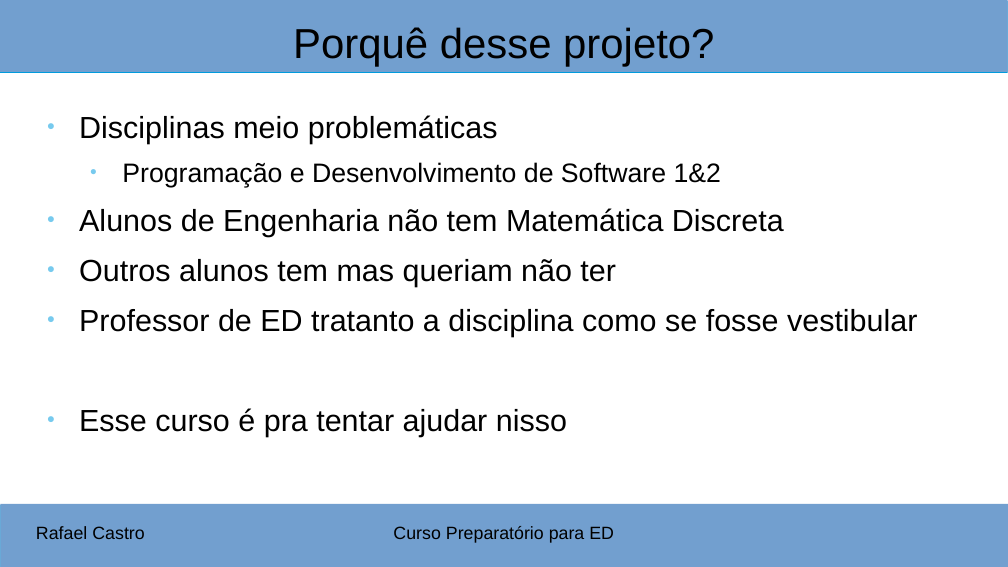
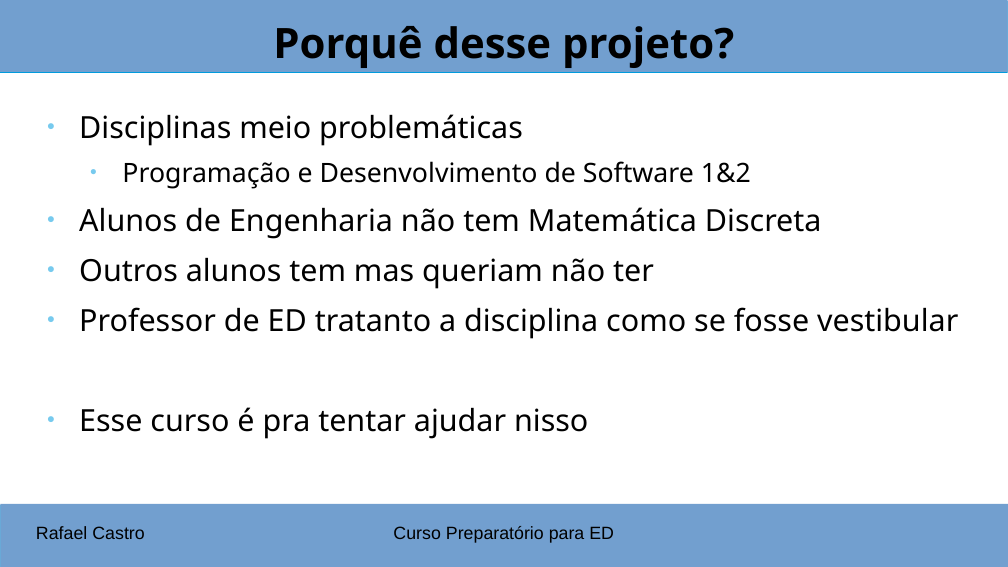
Before and after one commit to CPrepED/CPrepED.github.io, a slide deck: slide 5 of slides/01-intro.odp. Drawn at 1008x567 pixels with LibreOffice and Linux fonts; fonts in the diff are those of the drawing. Boxes give left, top, right and bottom in pixels: in the first picture for what was removed or moved away, otherwise in the second. Text is boxed around its words. In the diff, an @@ line names an element or a change of style, - is before the commit and + after.

```diff
--- a/slides/01-intro.odp
+++ b/slides/01-intro.odp
@@ title "Porquê desse projeto?" at [273, 26, 734, 68]: font Arial to Noto Sans, bold on @@
@@ text "Disciplinas meio problemáticas" at [79, 114, 958, 439]: font Arial to Noto Sans @@
```
Also in this commit, not shown: 11 other slides changed, 5 other files.
